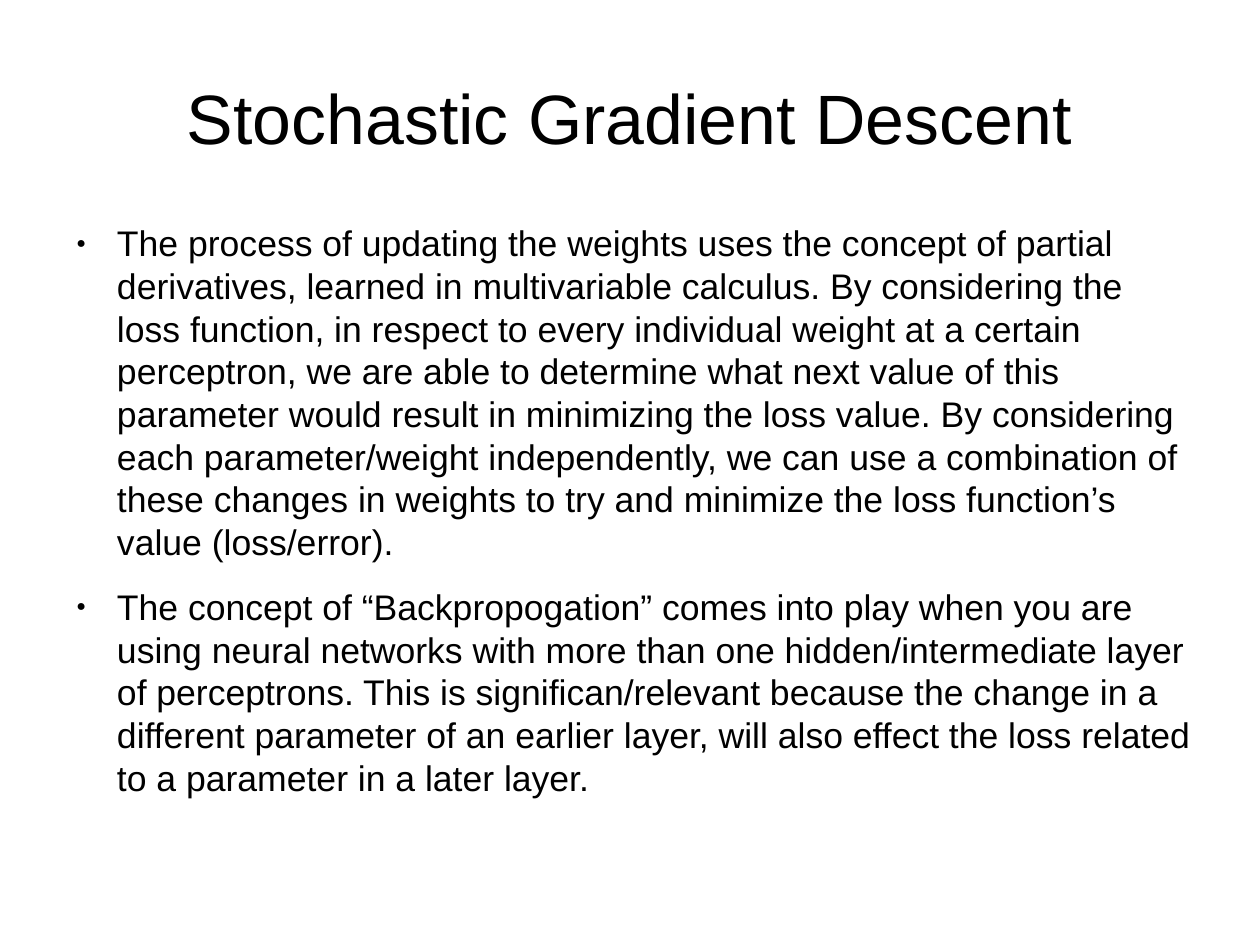
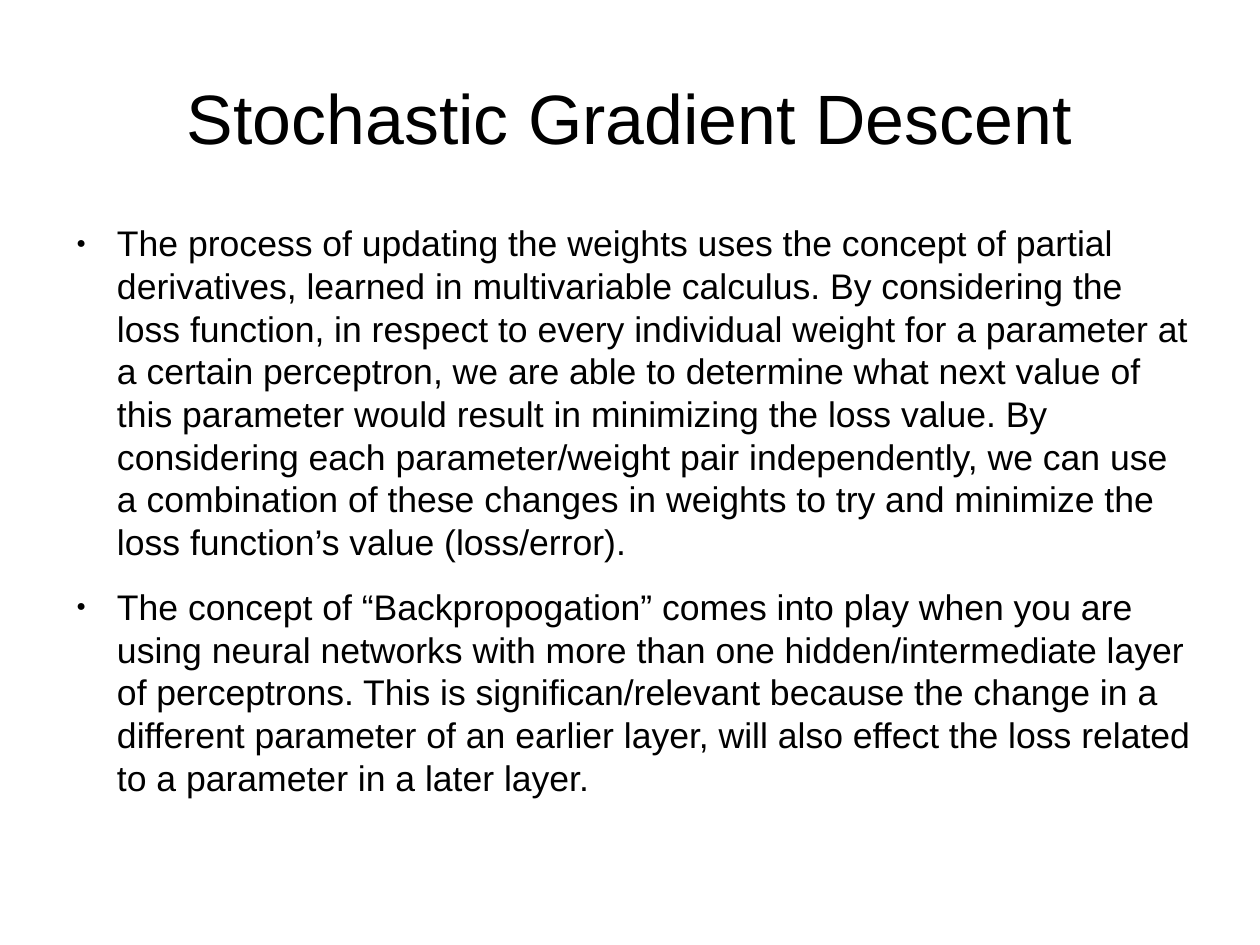
Before and after one commit to sofiabesenski4/MedicalLetterAI, a slide deck: slide 30 of Slides/Intro to Neural Nets and Deep Learning/1-slides.odp. Drawn at 1260x945 pixels with LibreOffice and Linux fonts; fonts in the diff are those of the drawing. Boxes give left, top, right and bottom in pixels: in the first picture for what was removed or moved away, otherwise in the second. Text is boxed around its words. In the diff, an @@ line names an element or a change of style, - is before the commit and + after.

```diff
--- a/Slides/Intro to Neural Nets and Deep Learning/1-slides.odp
+++ b/Slides/Intro to Neural Nets and Deep Learning/1-slides.odp
@@ text at [117,230,1188,562]: text changed @@
-● The process of updating the weights uses the concept of partial derivatives, learned in multivariable calculus. By considering the loss function, in respect to every individual weight at a certain perceptron, we are able to determine what next value of this parameter would result in minimizing the loss value. By considering each parameter/weight independently, we can use a combination of these changes in weights to try and minimize the loss function’s value (loss/error).
+● The process of updating the weights uses the concept of partial derivatives, learned in multivariable calculus. By considering the loss function, in respect to every individual weight for a parameter at a certain perceptron, we are able to determine what next value of this parameter would result in minimizing the loss value. By considering each parameter/weight pair independently, we can use a combination of these changes in weights to try and minimize the loss function’s value (loss/error).
```
Also in this commit, not shown: 3 other slides changed, 15 other files.
